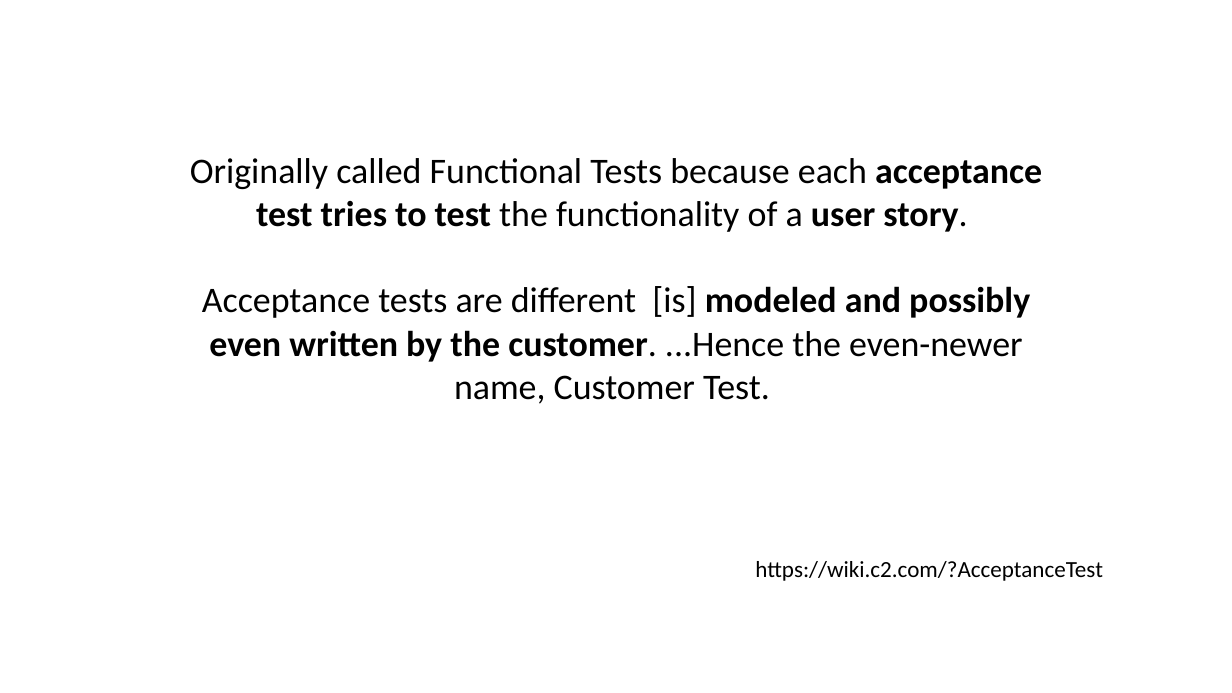
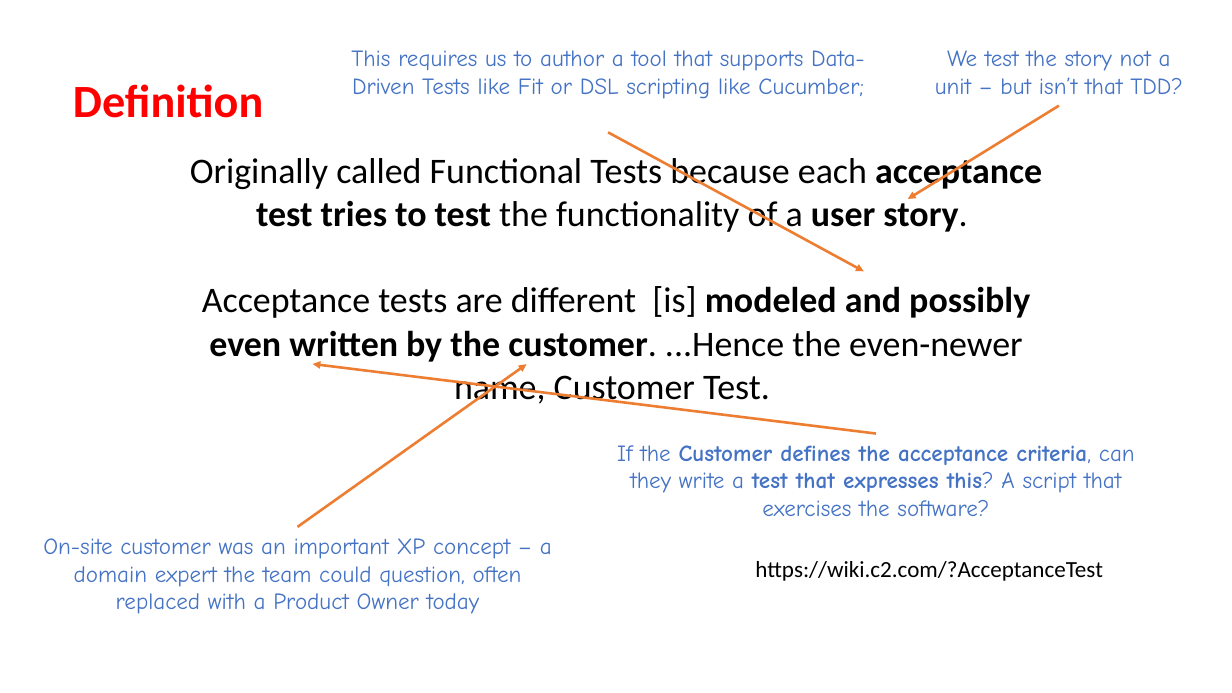
Before and after one commit to iancooper/Presentations, a slide deck: slide 30 of Kent Beck Style TDD - Seven Years After.pptx (slide 23 before the commit). Drawn at 1232x693 pixels with LibreOffice and Linux fonts; fonts in the diff are those of the drawing. Boxes give left, top, right and bottom in pixels: in the first picture for what was removed or moved away, otherwise in the second. Text is boxed around its words. In the diff, an @@ line names an element or a change of style, - is before the commit and + after.

```diff
--- a/Kent Beck Style TDD - Seven Years After.pptx
+++ b/Kent Beck Style TDD - Seven Years After.pptx
@@ text added at [351,50,865,99], 18 pt, text #4472C4 @@
+This requires us to author a tool that supports Data-Driven Tests like Fit or DSL scripting like Cucumber;
@@ text added at [935,50,1183,94], 18 pt, text #4472C4 @@
+We test the story not a unit – but isn’t that TDD?
@@ text added at [73,84,263,118], 36 pt, text #FF0000, bold @@
+Definition
@@ arrow added from (1059, 105) to (909, 199), #ED7D31 2 pt @@
@@ arrow added from (608, 132) to (864, 272), #ED7D31 2 pt @@
@@ arrow added from (298, 527) to (527, 364), #ED7D31 2 pt @@
@@ arrow added from (876, 433) to (312, 364), #ED7D31 2 pt @@
@@ text added at [617,445,1135,516], 18 pt, text #4472C4, bold @@
+If the Customer defines the acceptance criteria, can they write a test that expresses this? A script that exercises the software?
@@ text added at [43,538,552,614], 18 pt, text #4472C4 @@
+On-site customer was an important XP concept – a domain expert the team could question, often replaced with a Product Owner today
```
Also in this commit, not shown: 32 other slides changed, 17 slides added, 27 slides removed.
